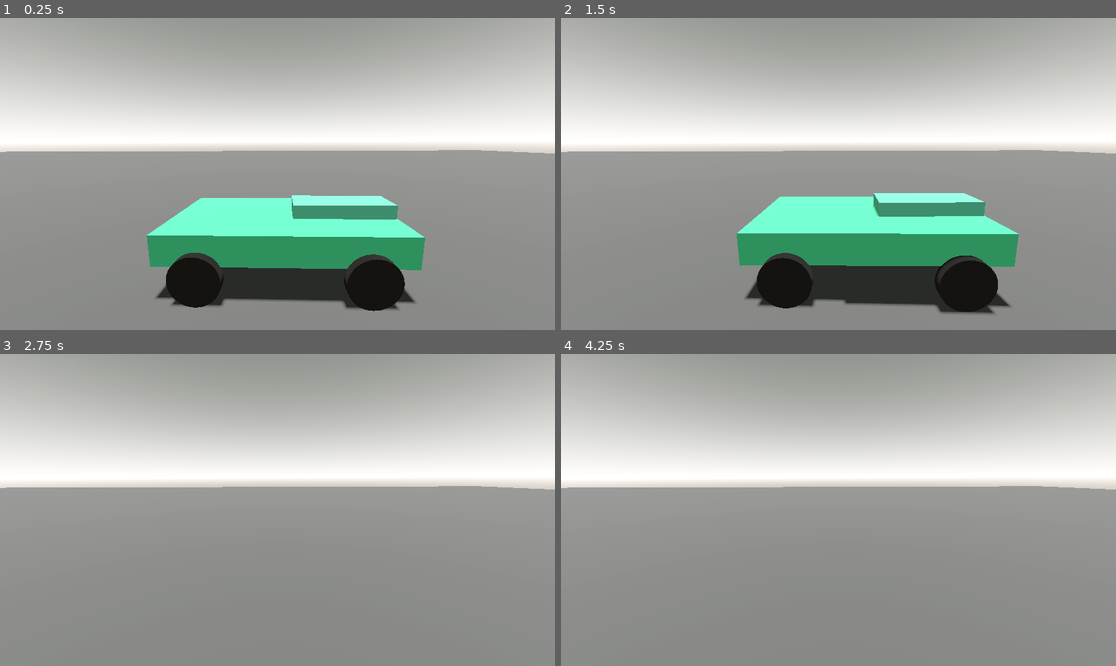
Above: before the commit, frames 1-4 (two rows, left to right).
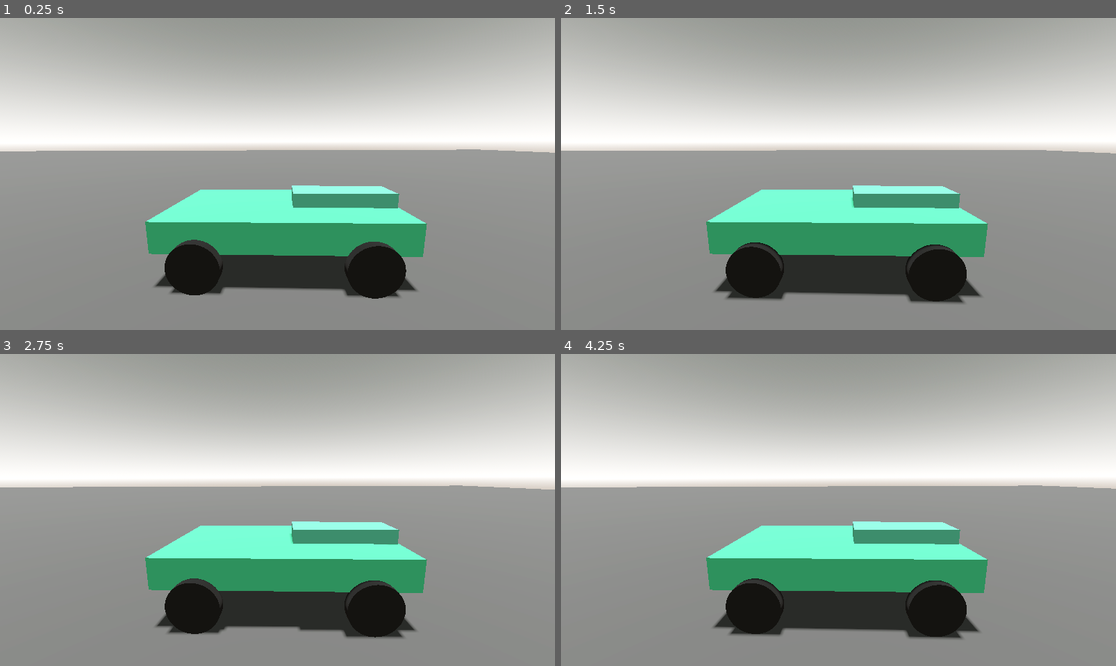
Above: after the commit, the same moments.

Repository: fbcs-jourdan/gamejam3
Game: Godot game, scene res://world.tscn
Same seed, same stepped clock (60 frames per second), same inputs: the game is played once before the commit and once after it. The engine's default icon, where the game draws it, is replaced by a stand-in: a white triangle on a blue panel in a dark square.
Inputs:
- Up to frame 1 (0.25 s): no input
- Up to frame 2 (1.5 s): hold D (right) 0.53-1.28 s; hold S (brake) from 1.28 s (still down)
- Up to frame 3 (2.75 s): release S (brake) at 2.03 s; hold D (right) from 2.03 s (still down)
- Up to frame 4 (4.25 s): release D (right) at 2.78 s; hold W (accelerate) 2.78-3.53 s; hold A (left) from 3.53 s (still down)

The runs differ from the first frame. In frame 1, 9.5% of the frame differs, in the area x 0-100%, y 42-94%; in frame 2, 10%; in frame 3, 16%; in frame 4, 16%, in the area x 0-100%, y 42-92%.

Commit message:
finish acceleration and deceleration

Diff:
--- a/night-racing/raycastcar.gd
+++ b/night-racing/raycastcar.gd
@@ -2,7 +2,9 @@
 
 @export var wheels: Array[RaycastWheel]
 @export var acceleration := 600.0
+@export var deceleration := 200.0
 @export var max_speed := 20.0
+@export var accel_curve : Curve
 
 var motor_input := 0
 
@@ -19,6 +21,7 @@
 
 func _physics_process(delta: float) -> void:
 	for wheel in wheels:
+		wheel.force_raycast_update()
 		_do_single_wheel_suspension(wheel)
 		_do_single_wheel_acceleration(wheel)
 
@@ -32,16 +35,20 @@
 	# wheel_surface = 2 * pi * r
 	ray.wheel.rotate_x(-vel * get_physics_process_delta_time() * 2  * PI * ray.wheel_radius)
 
-	if ray.is_colliding() and ray.is_motor and motor_input:
+	if ray.is_colliding() and ray.is_motor:
+		var speed_ratio := vel / max_speed
+		var ac = accel_curve.sample_baked(speed_ratio)
 		var contact := ray.wheel.global_position
 		var force_vector := forward_dir * acceleration * motor_input
 		var force_pos := contact - global_position
 
-		if vel > max_speed:
-
+		if abs(vel) > max_speed:
 			force_vector = force_vector * 0.1
-
-		apply_force(force_vector, force_pos)
+		if motor_input:
+			apply_force(force_vector, force_pos)
+		elif abs(vel) > 0.05:
+			force_vector = global_basis.z * deceleration * signf(vel)
+			apply_force(force_vector, force_pos)
 
 func _do_single_wheel_suspension(ray: RaycastWheel) -> void:
 	if ray.is_colliding():
--- a/night-racing/world.tscn
+++ b/night-racing/world.tscn
@@ -25,6 +25,11 @@
 [sub_resource type="StandardMaterial3D" id="StandardMaterial3D_f3sb7"]
 albedo_color = Color(0.20671603, 0.21465054, 0.21084696, 1)
 albedo_texture = ExtResource("1_tlwt5")
+
+[sub_resource type="Curve" id="Curve_tlwt5"]
+_data = [Vector2(0, 0.3), 0.0, 0.0, 0, 0, Vector2(0.3, 0.90000004), 0.0, 0.0, 0, 0, Vector2(0.6, 0.8), 0.0, 0.0, 0, 0, Vector2(1, 0.1), 0.0, 0.0, 0, 0]
+point_count = 4
+metadata/_snap_enabled = true
 
 [sub_resource type="BoxMesh" id="BoxMesh_f3sb7"]
 size = Vector3(2, 0.5, 4)
@@ -70,6 +75,8 @@
 mass = 50.0
 script = ExtResource("2_fj7yv")
 wheels = [NodePath("WheelFL"), NodePath("WheelRL"), NodePath("WheelFR"), NodePath("WheelRR")]
+acceleration = 150.0
+accel_curve = SubResource("Curve_tlwt5")
 
 [node name="CarMesh" type="MeshInstance3D" parent="Car" unique_id=1675081391]
 transform = Transform3D(1, 0, 0, 0, 1, 0, 0, 0, 1, 0, 0.5, 0)
@@ -87,6 +94,7 @@
 
 [node name="WheelFL" type="RayCast3D" parent="Car" unique_id=332202002]
 transform = Transform3D(1, 0, 0, 0, 1, 0, 0, 0, 1, -1.055, 0.523, -1.3)
+enabled = false
 script = ExtResource("2_tlwt5")
 spring_strength = 8000.0
 spring_damping = 120.0
@@ -99,6 +107,7 @@
 
 [node name="WheelRL" type="RayCast3D" parent="Car" unique_id=833625323]
 transform = Transform3D(1, 0, 0, 0, 1, 0, 0, 0, 1, -1.055, 0.523, 1.3)
+enabled = false
 script = ExtResource("2_tlwt5")
 spring_strength = 8000.0
 spring_damping = 120.0
@@ -112,6 +121,7 @@
 
 [node name="WheelFR" type="RayCast3D" parent="Car" unique_id=433620734]
 transform = Transform3D(1, 0, 0, 0, 1, 0, 0, 0, 1, 1.076, 0.523, -1.3)
+enabled = false
 script = ExtResource("2_tlwt5")
 spring_strength = 8000.0
 spring_damping = 120.0
@@ -124,6 +134,7 @@
 
 [node name="WheelRR" type="RayCast3D" parent="Car" unique_id=747839532]
 transform = Transform3D(1, 0, 0, 0, 1, 0, 0, 0, 1, 1.076, 0.523, 1.3)
+enabled = false
 script = ExtResource("2_tlwt5")
 spring_strength = 8000.0
 spring_damping = 120.0
@@ -135,5 +146,5 @@
 mesh = SubResource("CylinderMesh_fj7yv")
 surface_material_override/0 = SubResource("StandardMaterial3D_036b0")
 
-[node name="Camera3D" type="Camera3D" parent="." unique_id=2000066937]
-transform = Transform3D(0.027952652, 0.15738252, -0.9871421, -0.0044547752, 0.98753774, 0.15731947, 0.99959934, 0, 0.028305404, -3.7435765, 2.4098706, 0)
+[node name="Camera3D" type="Camera3D" parent="Car" unique_id=2000066937]
+transform = Transform3D(0.027952652, 0.15738252, -0.9871421, -0.0044547752, 0.98753774, 0.15731947, 0.99959934, 0, 0.028305404, -3.7435765, 1.8900253, 0)
